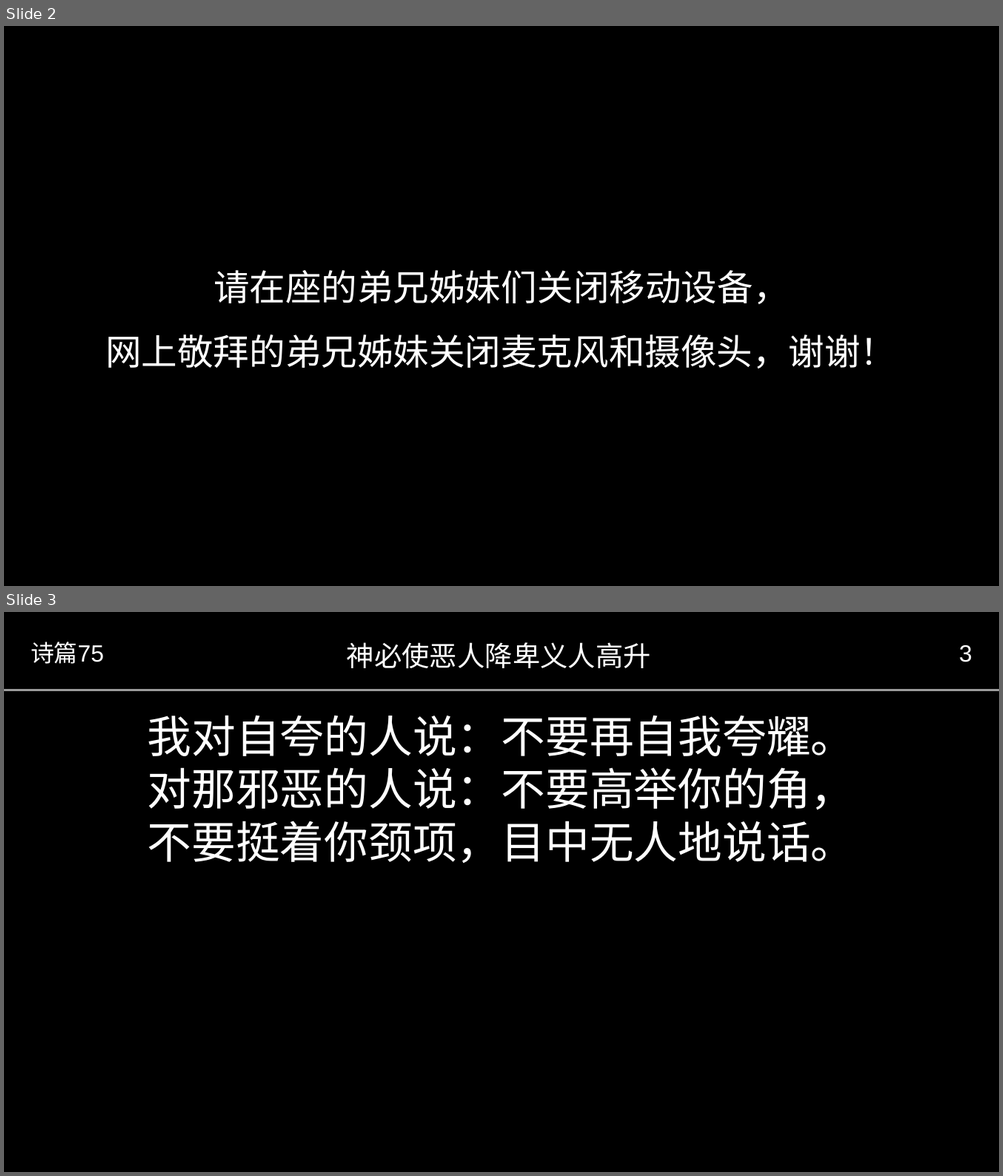
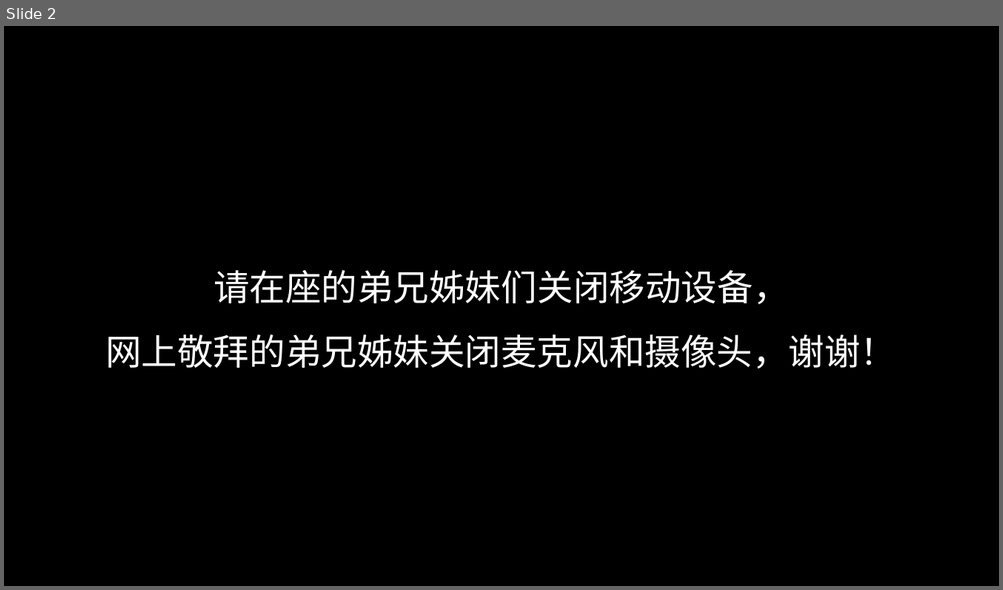
Before and after one commit to lengerrong/sundayapp, a slide deck: templates/worship.pptx. Shown one above the other, each under a label of ours: slides 2 and 3 before the commit, slide 2 after it. The pictures are 1003x1176 and 1003x590 pixels, drawn with LibreOffice and Linux fonts; fonts in the diff are those of the drawing. Boxes give left, top, right and bottom in pixels: in the first picture for what was removed or moved away, otherwise in the second. Text is boxed around its words. In the diff, an @@ line names an element or a change of style, - is before the commit and + after.

```diff
--- a/templates/worship.pptx
+++ b/templates/worship.pptx
@@ slide 3 removed at box(4, 612, 999, 1172), background #000000 @@
@@ text removed at box(31, 642, 104, 664) @@
-诗篇75
@@ text removed at box(347, 642, 651, 668) @@
-神必使恶人降卑义人高升
@@ text removed at box(959, 645, 972, 662) @@
-3
@@ line removed from (4, 690) to (999, 690) @@
@@ text removed at box(148, 715, 855, 864) @@
-我对自夸的人说：不要再自我夸耀。
-对那邪恶的人说：不要高举你的角，
-不要挺着你颈项，目中无人地说话。
```
Also in this commit, not shown: 4 slides changed, 6 other slides removed, 4 other files.
